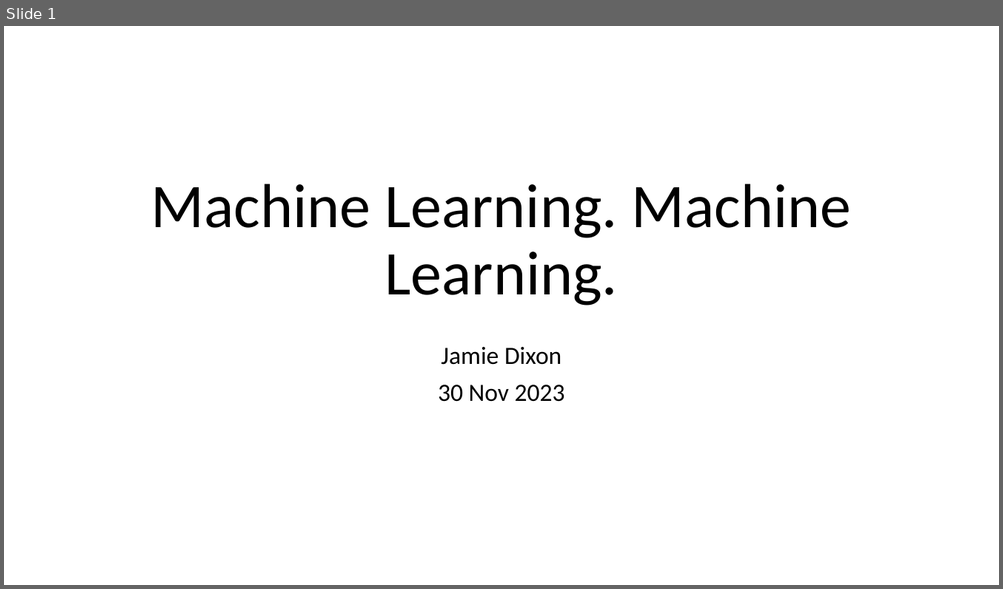
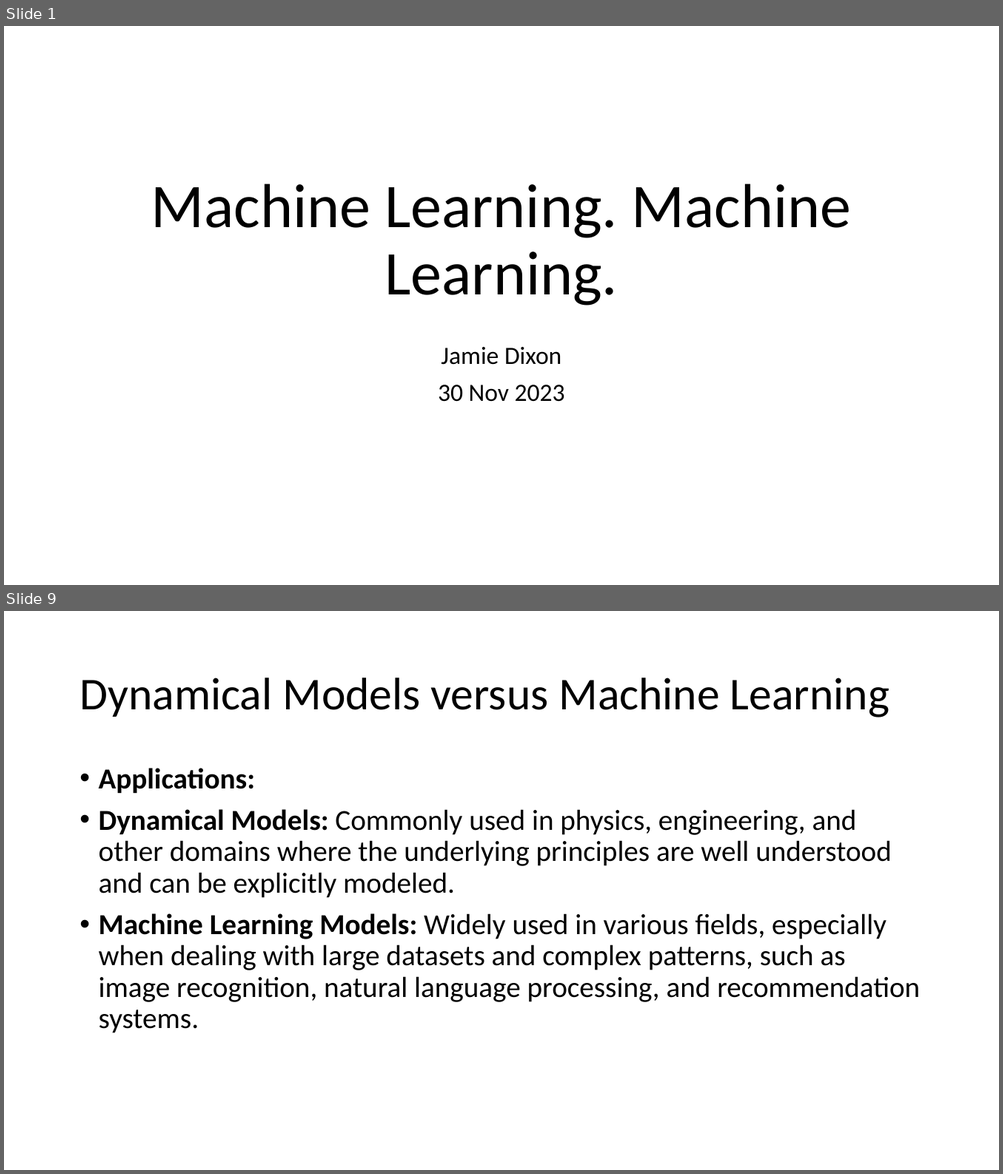
Before and after one commit to jamessdixon/swe4s, a slide deck: SWES_MachineLearning.pptx. Shown one above the other, each under a label of ours: slide 1 before the commit, slides 1 and 9 after it; the slides between them are not shown. The pictures are 1003x589 and 1003x1174 pixels, drawn with LibreOffice and Linux fonts; fonts in the diff are those of the drawing. Boxes give left, top, right and bottom in pixels: in the first picture for what was removed or moved away, otherwise in the second. Text is boxed around its words. In the diff, an @@ line names an element or a change of style, - is before the commit and + after.

```diff
--- a/SWES_MachineLearning.pptx
+++ b/SWES_MachineLearning.pptx
@@ slide 9 added at (4, 611, 999, 1170), background #FFFFFF @@
@@ title added at (79, 678, 889, 718), 44 pt, text #000000 @@
+Dynamical Models versus Machine Learning
@@ text added at (99, 768, 919, 1034), 28 pt, text #000000 @@
+• Applications:
+• Dynamical Models: Commonly used in physics, engineering, and other domains where the underlying principles are well understood and can be explicitly modeled.
+• Machine Learning Models: Widely used in various fields, especially when dealing with large datasets and complex patterns, such as image recognition, natural language processing, and recommendation systems.
```
Also in this commit, not shown: 9 other slides added, 1 other file.
